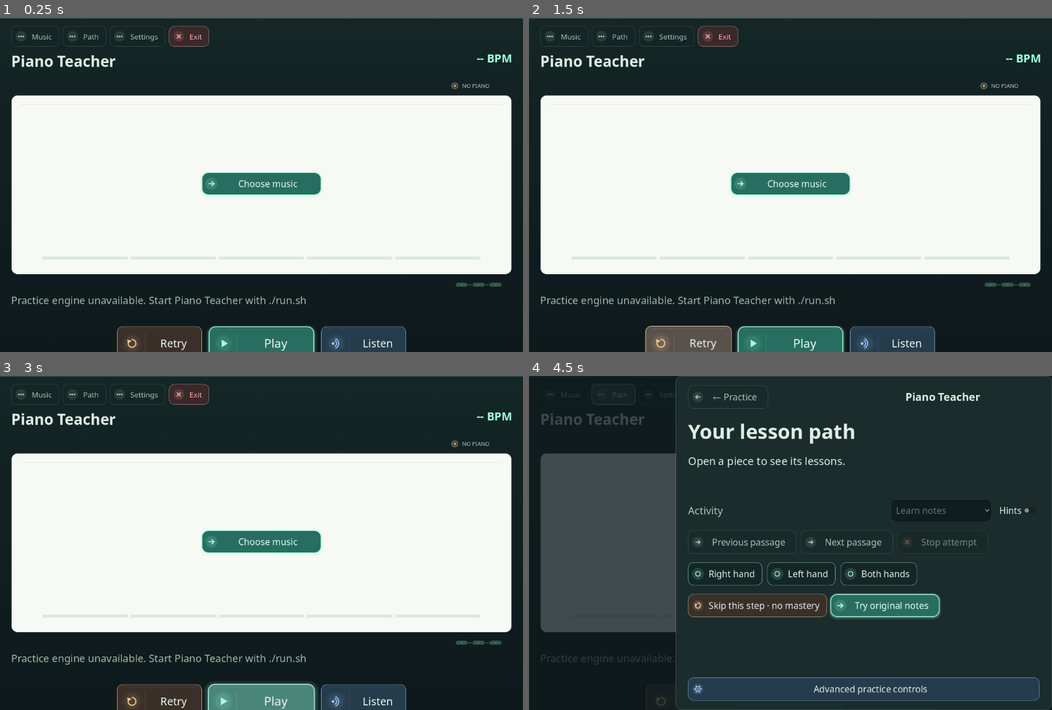
Above: before the commit, frames 1-4 (two rows, left to right).
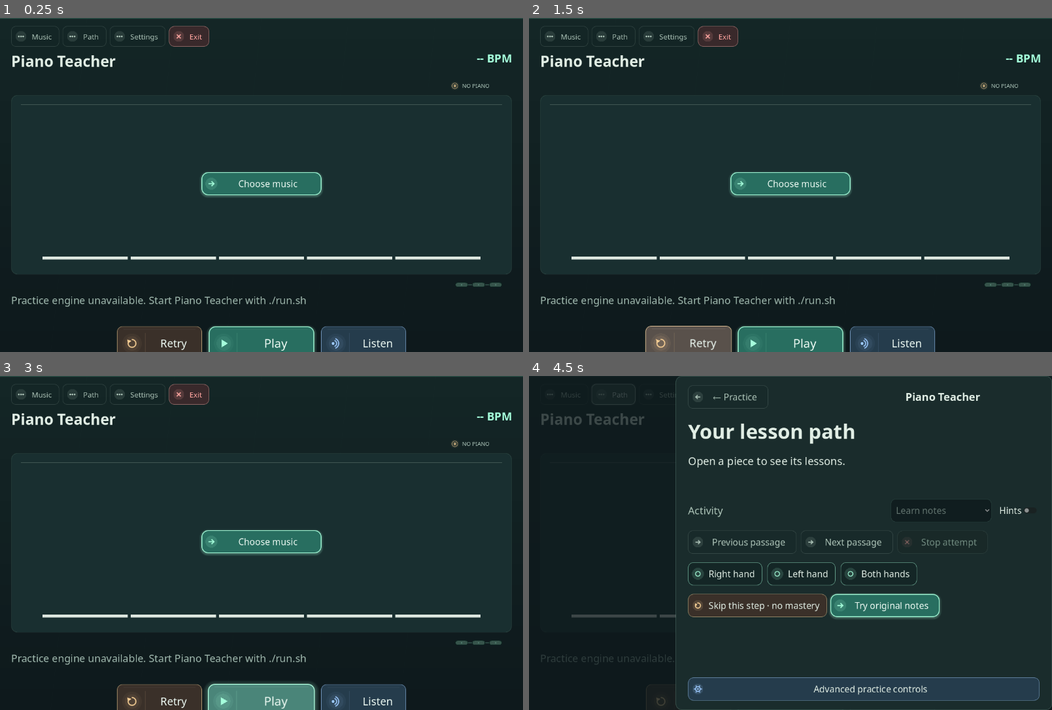
Above: after the commit, the same moments.

Repository: tpepels/piano_teacher
Game: Godot game, scene res://main.tscn
Two runs of this game, one before a commit and one after it. Both use one fixed random seed, a clock stepped at 60 frames per second and the inputs below.
Inputs:
- Up to frame 1 (0.25 s): no input
- Up to frame 2 (1.5 s): click "Retry" at 0.5 s; click "Retry" at 1.25 s
- Up to frame 3 (3 s): click "Retry" at 2 s; click "Play" at 2.75 s
- Up to frame 4 (4.5 s): click "Play" at 3.5 s; click "Path" at 4.25 s

The runs differ from the first frame. In frame 1, 49% of the frame differs, in the area x 2-98%, y 23-77%; in frame 2, 49%; in frame 3, 49%; in frame 4, 14%.

Commit message:
Use readable dark engraved piano stage palette

Diff:
--- a/godot/practice_theme.gd
+++ b/godot/practice_theme.gd
@@ -3,11 +3,11 @@
 # Piano Teacher visual system. Screens describe *meaning*, not their own
 # independent colors or borders. Keep static drawing cheap on HiDPI displays.
 const FOREST := Color("#0E191C")
-const STAGE := Color("#F7F9F4")
-const SCORE_INK := Color("#263D34")
-const SCORE_MUTED := Color("#637C6F")
-const SCORE_ACCENT := Color("#257D5F")
-const SCORE_PROGRESS := Color("#345F4D")
+const STAGE := Color("#192F30")
+const SCORE_INK := Color("#EAF4ED")
+const SCORE_MUTED := Color("#A0B9AD")
+const SCORE_ACCENT := Color("#83F1C6")
+const SCORE_PROGRESS := Color("#82CBAA")
 const PINE := Color("#204840")
 const PANEL := Color("#1A2C2C")
 const PANEL_RAISED := Color("#203634")
@@ -162,7 +162,7 @@
 void fragment() {
     vec4 sample_color = texture(TEXTURE, UV);
     float ink = 1.0 - dot(sample_color.rgb, vec3(0.2126, 0.7152, 0.0722));
-    COLOR = vec4(vec3(0.149, 0.239, 0.204), sample_color.a * ink);
+    COLOR = vec4(vec3(0.918, 0.957, 0.929), sample_color.a * ink);
 }
 """
     var material := ShaderMaterial.new()
